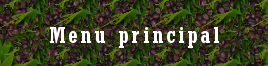
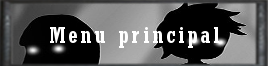
Layered file, before and after one edit (268 × 66). Changes by layer:
added layer "Capa pegada #1" above "..." over [0, 0, 268, 66]
removed layer "Fondo" over [0, 0, 268, 66]
added layer "Capa pegada" over [0, 0, 268, 66]
